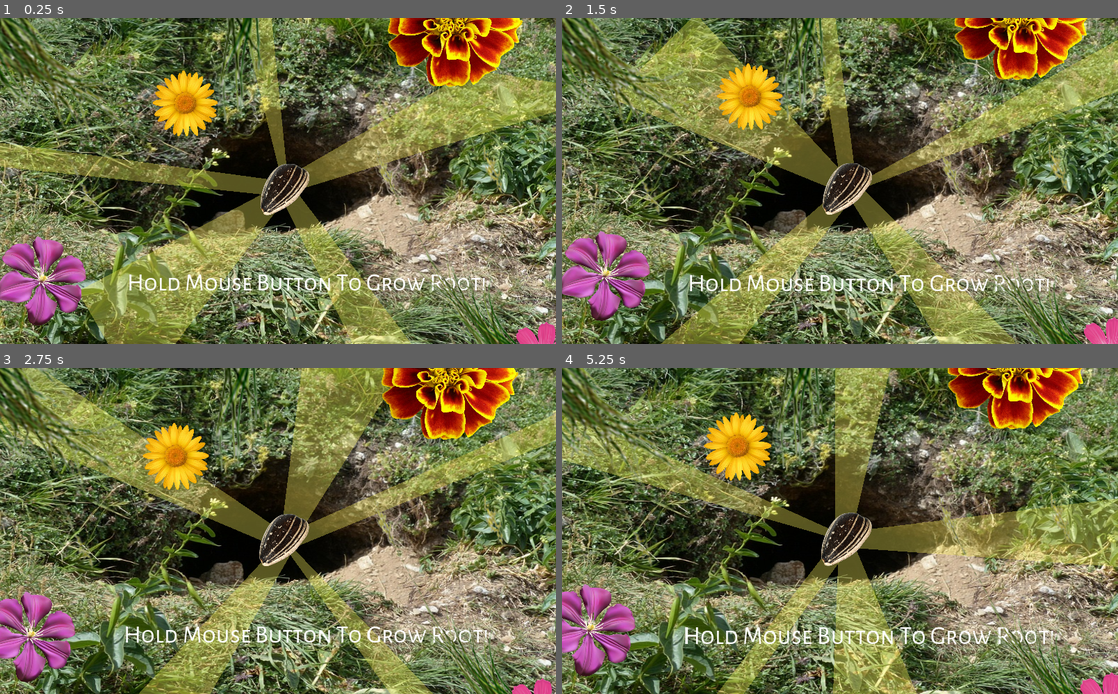
Above: before the commit, frames 1-4 (two rows, left to right).
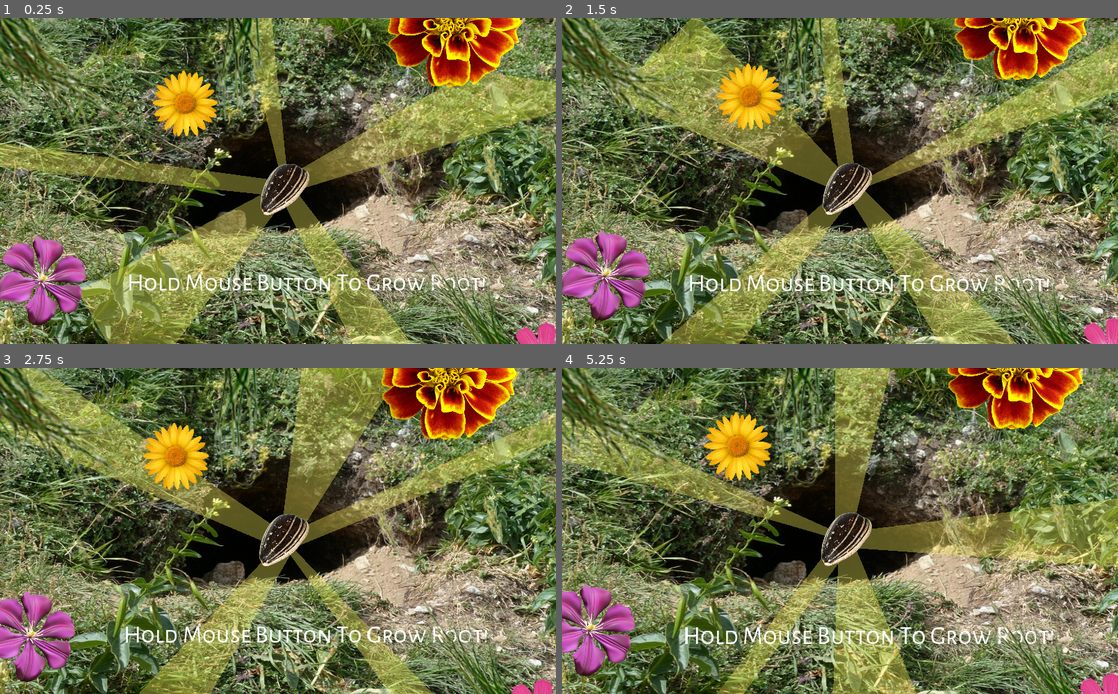
Above: after the commit, the same moments.

Repository: EiZi233/ProjectRootGG
Game: Godot game, scene res://main.tscn
Same seed, same stepped clock (60 frames per second), same inputs: the game is played once before the commit and once after it. Sound files missing from this copy of the repository are replaced by a short silence.
Inputs (mouse positions are in pixels of both pictures, inside the frame that each line leads up to):
- Up to frame 1 (0.25 s): no input
- Up to frame 2 (1.5 s): move the mouse to (962, 164) at 0.52 s; click (962, 164) at 0.67 s; move the mouse to (728, 197) at 1.27 s; click (728, 197) at 1.42 s
- Up to frame 3 (2.75 s): move the mouse to (333, 459) at 2.02 s; click (333, 459) at 2.17 s
- Up to frame 4 (5.25 s): move the mouse to (812, 596) at 2.77 s; click (812, 596) at 2.92 s; move the mouse to (1006, 579) at 3.52 s; click (1006, 579) at 3.67 s; move the mouse to (673, 482) at 4.27 s; click (673, 482) at 4.42 s; move the mouse to (867, 531) at 5.02 s; click (867, 531) at 5.17 s

The runs differ from the first frame. In frame 1, 47% of the frame differs, in the area x 0-100%, y 0-100%; in frame 2, 47%; in frame 3, 47%; in frame 4, 48%.

Commit message:
Update main.tscn

Diff:
--- a/main.tscn
+++ b/main.tscn
@@ -66,7 +66,7 @@
 
 [node name="Img2033" type="Sprite" parent="ParallaxBackground/ParallaxLayer/node"]
 position = Vector2( 14.5, -5.49996 )
-scale = Vector2( 1.28376, 0.981787 )
+scale = Vector2( 1.23681, 0.981944 )
 texture = ExtResource( 8 )
 
 [node name="seed" type="Node2D" parent="ParallaxBackground/ParallaxLayer/node"]
